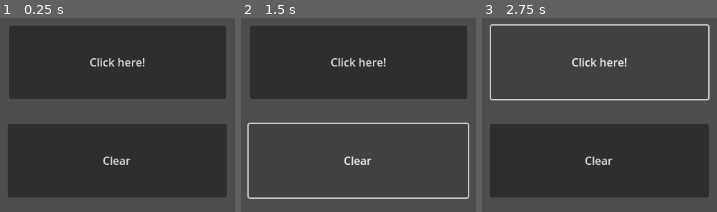
Above: before the commit, frames 1-3 (left to right).
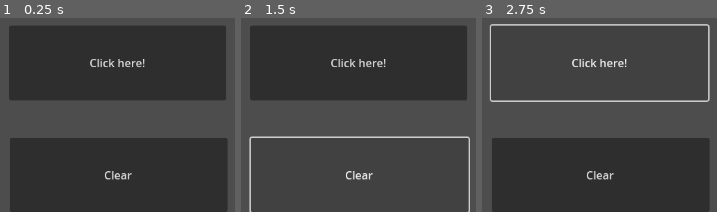
Above: after the commit, the same moments.

Repository: JustinSpeer/Game-Design-1
Game: Godot game, scene res://myname.tscn
Two runs of this game, one before a commit and one after it. Both use one fixed random seed, a clock stepped at 60 frames per second and the inputs below. This scene is started directly instead of the project's main scene.
Inputs:
- Up to frame 1 (0.25 s): no input
- Up to frame 2 (1.5 s): click "Click here!" at 0.5 s; click "Clear" at 1.25 s
- Up to frame 3 (2.75 s): click "Click here!" at 2 s

The runs differ from the first frame. In frame 1, 15% of the frame differs, in the area x 3-97%, y 20-100%; in frame 2, 5.3%; in frame 3, 16%, in the area x 3-98%, y 20-100%.
Error after the commit: Parse Error: Expected indented block after function declaration. (res://myname.gd:15)

Commit message:
Update 10/2/2023

Diff:
--- a/myname.gd
+++ b/myname.gd
@@ -12,6 +12,4 @@
 
 
 
-
 func _on_button_1_pressed():
-	pass # Replace with function body.
--- a/myname.tscn
+++ b/myname.tscn
@@ -1,4 +1,6 @@
-[gd_scene format=3 uid="uid://dpag5eamy4v2a"]
+[gd_scene load_steps=2 format=3 uid="uid://dpag5eamy4v2a"]
+
+[ext_resource type="Script" path="res://myname.gd" id="1_0maif"]
 
 [node name="Myname" type="Control"]
 layout_mode = 3
@@ -7,6 +9,7 @@
 anchor_bottom = 1.0
 grow_horizontal = 2
 grow_vertical = 2
+script = ExtResource("1_0maif")
 
 [node name="Label" type="Label" parent="."]
 layout_mode = 0
@@ -15,18 +18,25 @@
 offset_right = 931.0
 offset_bottom = 384.0
 
-[node name="Button" type="Button" parent="."]
+[node name="Button1" type="Button" parent="."]
 layout_mode = 0
 offset_left = 450.0
 offset_top = 379.0
 offset_right = 763.0
-offset_bottom = 485.0
+offset_bottom = 487.0
 text = "Click here!"
 
 [node name="Button2" type="Button" parent="."]
-layout_mode = 0
-offset_left = 448.0
-offset_top = 521.0
-offset_right = 764.0
-offset_bottom = 627.0
+layout_mode = 1
+anchors_preset = 12
+anchor_top = 1.0
+anchor_right = 1.0
+anchor_bottom = 1.0
+offset_left = 451.0
+offset_top = -107.0
+offset_right = -387.0
+grow_horizontal = 2
+grow_vertical = 0
 text = "Clear"
+
+[connection signal="pressed" from="Button1" to="." method="_on_button_1_pressed"]
